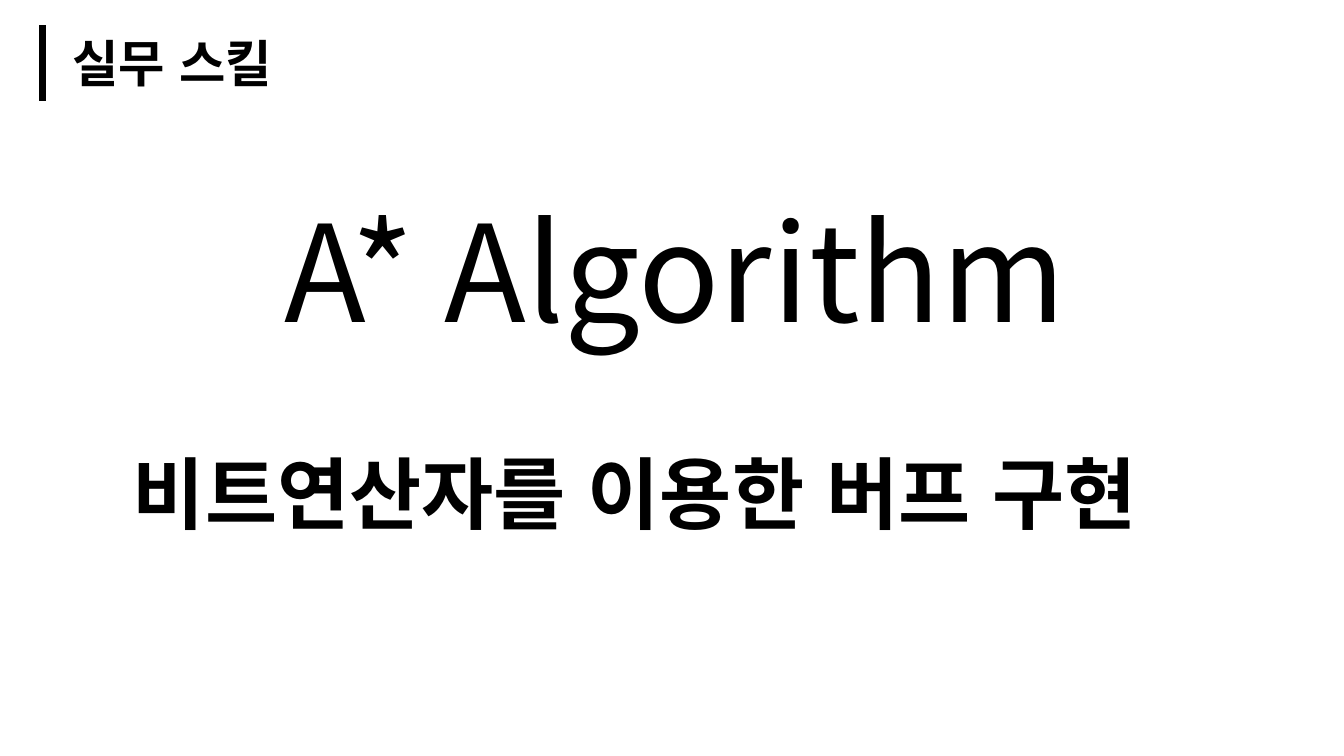
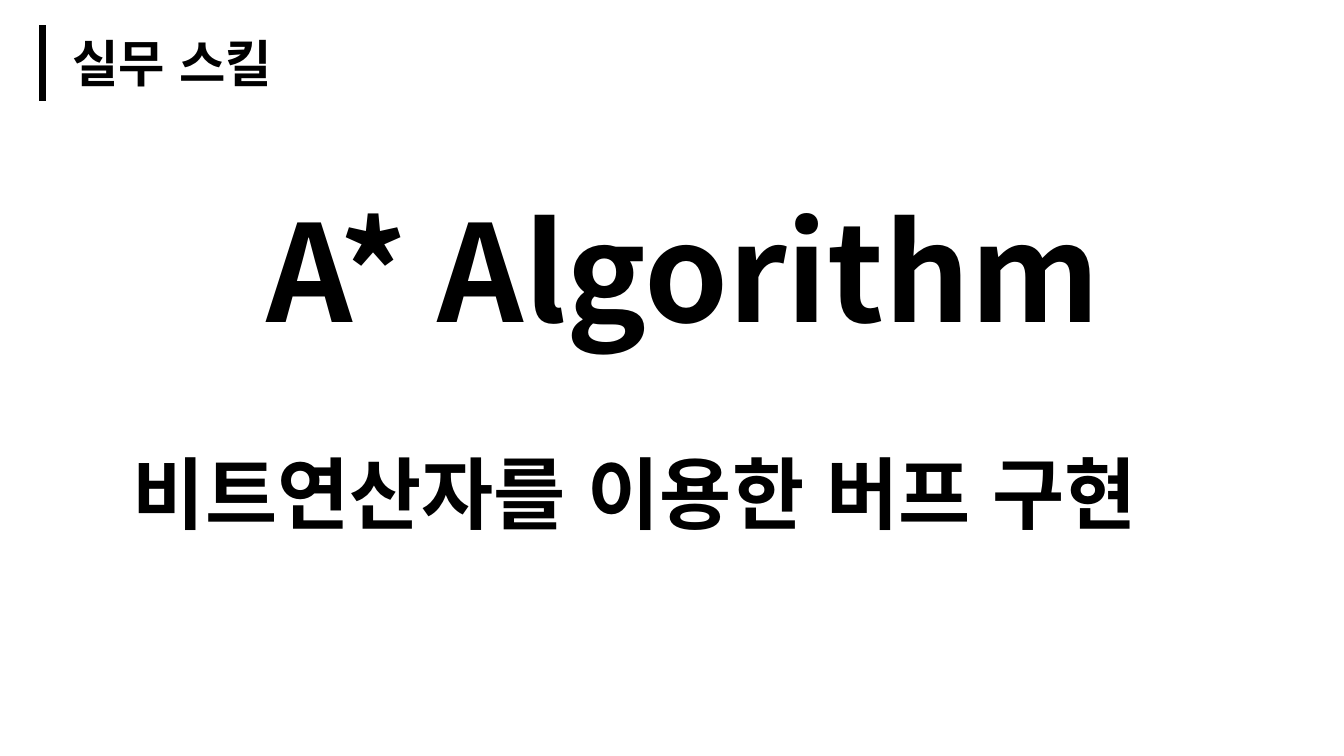
Before and after one commit to Bandyck/WinAPI_Serious, a slide deck: slide 8 of 0818.PPT문서제작/WinApiProject_Serious_임경태.pptx (slide 7 before the commit). Drawn at 1344x756 pixels with LibreOffice and Linux fonts; fonts in the diff are those of the drawing. Boxes give left, top, right and bottom in pixels: in the first picture for what was removed or moved away, otherwise in the second. Text is boxed around its words. In the diff, an @@ line names an element or a change of style, - is before the commit and + after.

```diff
--- a/0818.PPT문서제작/WinApiProject_Serious_임경태.pptx
+++ b/0818.PPT문서제작/WinApiProject_Serious_임경태.pptx
@@ text "A* Algorithm": place and size @@
-text "A* Algorithm" at <box>284,215,1066,355</box>
+text "A* Algorithm" at <box>266,213,1100,355</box>
@@ text "A* Algorithm" at <box>266,213,1100,355</box>: bold on @@
```
Also in this commit, not shown: 7 other slides changed, 19 slides added, 11 slides removed.
